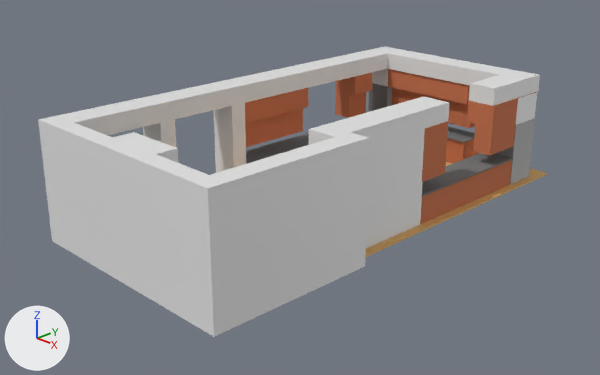
Before and after pictures for a commit that changed the Blender file clientside/models/kitchen.blend.
One viewpoint serves both versions: a 50 mm camera at (15.49, -16.95, 8.45) aimed at (-0.73, -1.08, -0.13). Every picture has the same lights, and +X, +Y and +Z are marked at lower left.

Script lines for the objects in view, before the commit:
```python
ob_cube_017 = bpy.data.objects.new('Cube.017', me_cube_018)
ob_cube_017.location = (-3.31, 0.0, 2.32)
ob_cube_017.scale = (0.437, 6.35, 0.269)
ob_schrank1 = bpy.data.objects.new('schrank1', me_cube_019)
ob_schrank1.location = (2.11, 0.88, 1.73)
ob_schrank1.scale = (0.45, 0.522, 0.33)
ob_schrank1_001 = bpy.data.objects.new('schrank1.001', me_cube_020)
ob_schrank1_001.location = (2.11, 4.17, 1.73)
ob_schrank1_001.scale = (0.45, 0.522, 0.33)
ob_schrank1_002 = bpy.data.objects.new('schrank1.002', me_cube_022)
ob_schrank1_002.location = (-0.04, 5.78, 1.73)
ob_schrank1_002.rotation_euler = (0.0, 0.0, 1.571)  # degrees (0, 0, 90)
ob_schrank1_002.scale = (0.45, 0.522, 0.33)
# also in view: 'schrank1.003' at (-3.34, 4.07, 1.3); 'Cube' at (-0.63, -0.17, -0.76); 'schrank1.005' at (-3.34, 0.05, 1.3); 'Cube.003' at (2.12, 5.48, 0.22); 'Cube.002' at (-1.55, 5.79, -0.33)
```
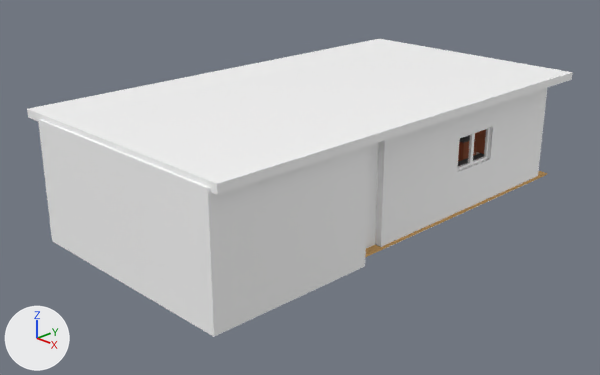
What the commit changed:
Material 'simple white' (mat_simple_white) changes colour from white #e7e7e7 to white #ffffff; in linear values from (0.8, 0.8, 0.8) to (1.0, 1.0, 1.0).
Mesh me_cube_015 is new.
It is a box spanning x -1.0..1.0, y -1.0..1.0, z -1.0..1.0.
It uses material mat_simple_white (white #ffffff).
Mesh me_cube_013 is new.
It has 36 vertices, 34 faces and spans x 0.0..47.3, y -1.2..1.2, z 0.0..1.0.
It uses material mat_simple_white (white #ffffff).
Mesh me_cube_011 is new.
It has 32 vertices, 32 faces and spans x -1.0..1.0, y -1.0..0.82, z -1.0..1.0.
It uses material mat_simple_white (white #ffffff).
Mesh me_cube_010 is new.
It has 16 vertices, 14 faces and spans x -2.75..1.0, y -0.73..0.75, z -1.0..1.0.
It uses material mat_simple_white (white #ffffff).
Object 'Cube.009' (ob_cube_009) is new; it shows me_cube_015.
Its location is (-0.54, -0.37, 2.6).
Its scale is (3.89, 7.0, 0.115).
Object 'Cube.013' (ob_cube_013) is new; it shows me_cube_013.
Its location is (2.61, 2.54, 1.04).
Its rotation in degrees is (0, 0, 90).
Its scale is (0.0178, 0.0361, 0.512).
It gains a MIRROR modifier named 'Mirror'.
Modifier setting: use_axis = (True, False, True).
Modifier setting: use_clip = True.
Object 'Cube.011' (ob_cube_011) is new; it shows me_cube_011.
Its location is (2.64, 2.77, 0.85).
Its scale is (0.115, 4.3, 1.69).
Object 'Cube.010' (ob_cube_010) is new; it shows me_cube_010.
Its location is (-0.55, 6.23, 0.85).
Its rotation in degrees is (0, 0, 90).
Its scale is (0.115, 4.3, 1.69).

Pixel boxes (x1, y1, x2, y2) of what changed, in the pictures (600 x 375 px):
'Cube.017', recoloured
    both: (38, 47, 540, 337)
'Cube.009', added
    after: (27, 39, 573, 195)
'Cube.011', added
    after: (375, 88, 547, 251)
'schrank1.002', recoloured
    both: (368, 69, 475, 128)
'schrank1.001', recoloured
    both: (467, 92, 537, 155)
'Cube.013', added
    after: (457, 128, 490, 170)
'schrank1.005', unchanged, covered by the edit
    before: (245, 88, 308, 147)
'schrank1.003', unchanged, covered by the edit
    before: (335, 73, 372, 118)
'schrank1', unchanged, covered by the edit
    before: (422, 121, 448, 182)
'Cube.003', unchanged, covered by the edit
    before: (498, 118, 535, 185)
